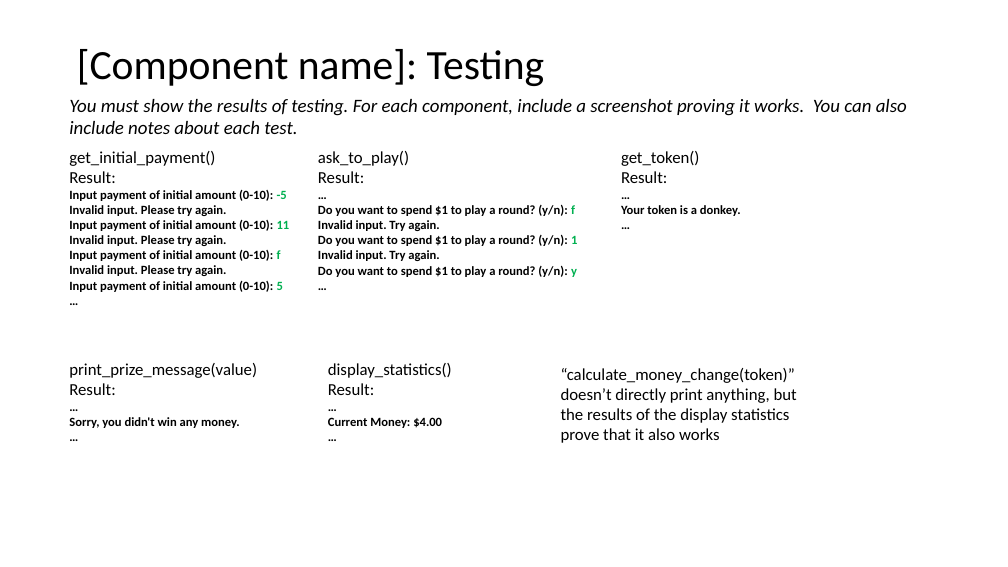
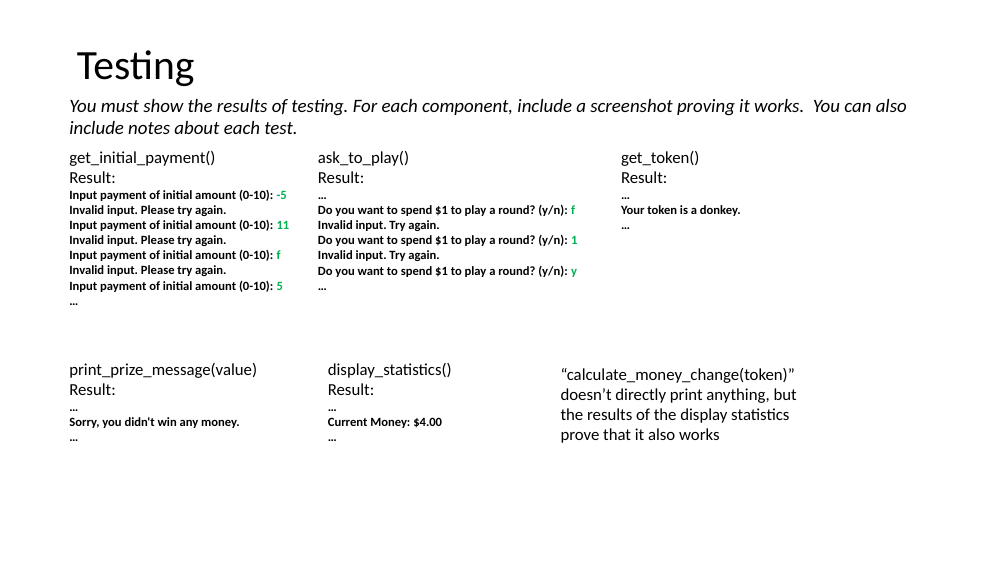
Before and after one commit to NathanTaskerSchool/Lucky-Unicorn, a slide deck: slide 8 of More Files/1.7 and 1.8 documentation .pptx. Drawn at 1008x567 pixels with LibreOffice and Linux fonts; fonts in the diff are those of the drawing. Boxes give left, top, right and bottom in pixels: in the first picture for what was removed or moved away, otherwise in the second. Text is boxed around its words. In the diff, an @@ line names an element or a change of style, - is before the commit and + after.

```diff
--- a/More Files/1.7 and 1.8 documentation .pptx
+++ b/More Files/1.7 and 1.8 documentation .pptx
@@ title at [77,50,195,86]: text changed @@
-[Component name]: Testing
+Testing
```
Also in this commit, not shown: 2 other slides changed, 3 other files.
